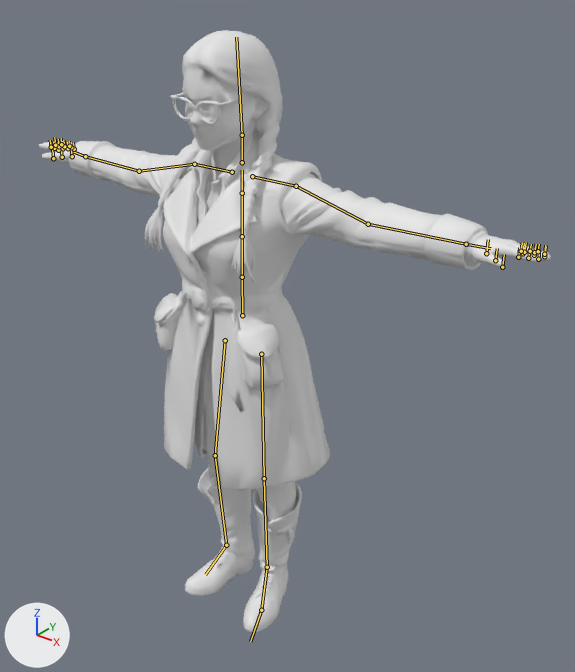
One commit to the glTF model assets/game/folk/apothecary.glb: the scene before it, then after it.
Both versions are drawn from a 50 mm lens placed at (1.322, -1.431, 1.846), pointed at (0.082, 0.118, 0.885). Arrows for +X, +Y and +Z are at lower left; the lights stay in place. The older version comes first. Both versions are drawn at the pose saved in each file; the numbers are the values there. The bones that change, and the others that lie on the model, are drawn over the model as lines.

Names of what the first picture shows: 'char1'.
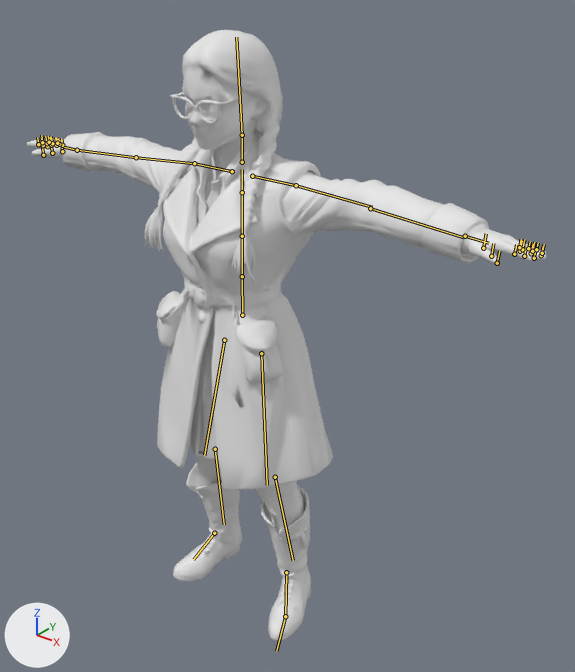
Edits to the scene script, one JSON object a line:
```json
{"block": "bone_mixamorig_leftarm", "where": "bone_mixamorig_leftarm = bpy.data.objects['Armature'].pose.bones['mixamorig:LeftArm']  # child of 'mixamorig:LeftShoulder'"}
{"op": "set", "path": "bone_mixamorig_leftarm.rotation_quaternion", "old": "(1.0, 0.0, 0.0, 0.0)", "new": "(0.995, -0.028, -0.002, 0.091)", "note": "degrees (0, 0, 0) -> degrees (-3, 0, 10)"}
{"block": "bone_mixamorig_leftforearm", "where": "bone_mixamorig_leftforearm = bpy.data.objects['Armature'].pose.bones['mixamorig:LeftForeArm']  # child of 'mixamorig:LeftArm'"}
{"op": "set", "path": "bone_mixamorig_leftforearm.rotation_quaternion", "old": "(1.0, 0.0, 0.0, 0.0)", "new": "(0.99, 0.116, -0.002, -0.074)", "note": "degrees (0, 0, 0) -> degrees (13, 1, -8)"}
{"block": "bone_mixamorig_rightarm", "where": "bone_mixamorig_rightarm = bpy.data.objects['Armature'].pose.bones['mixamorig:RightArm']  # child of 'mixamorig:RightShoulder'"}
{"op": "set", "path": "bone_mixamorig_rightarm.rotation_quaternion", "old": "(1.0, 0.0, 0.0, 0.0)", "new": "(0.997, -0.017, 0.0, -0.078)", "note": "degrees (0, 0, 0) -> degrees (-2, 0, -9)"}
{"block": "bone_mixamorig_rightforearm", "where": "bone_mixamorig_rightforearm = bpy.data.objects['Armature'].pose.bones['mixamorig:RightForeArm']  # child of 'mixamorig:RightArm'"}
{"op": "set", "path": "bone_mixamorig_rightforearm.rotation_quaternion", "old": "(1.0, 0.0, 0.0, 0.0)", "new": "(0.993, 0.1, 0.0, 0.065)", "note": "degrees (0, 0, 0) -> degrees (11, -1, 7)"}
{"block": "bone_mixamorig_leftupleg", "where": "bone_mixamorig_leftupleg = bpy.data.objects['Armature'].pose.bones['mixamorig:LeftUpLeg']  # child of 'mixamorig:Hips'"}
{"op": "set", "path": "bone_mixamorig_leftupleg.rotation_quaternion", "old": "(1.0, 0.0, 0.0, 0.0)", "new": "(0.998, -0.032, 0.005, -0.05)", "note": "degrees (0, 0, 0) -> degrees (-4, 0, -6)"}
{"block": "bone_mixamorig_leftleg", "where": "bone_mixamorig_leftleg = bpy.data.objects['Armature'].pose.bones['mixamorig:LeftLeg']  # child of 'mixamorig:LeftUpLeg'"}
{"op": "set", "path": "bone_mixamorig_leftleg.rotation_quaternion", "old": "(1.0, 0.0, 0.0, 0.0)", "new": "(0.995, 0.096, -0.003, 0.004)", "note": "degrees (0, 0, 0) -> degrees (11, 0, 0)"}
{"block": "bone_mixamorig_rightupleg", "where": "bone_mixamorig_rightupleg = bpy.data.objects['Armature'].pose.bones['mixamorig:RightUpLeg']  # child of 'mixamorig:Hips'"}
{"op": "set", "path": "bone_mixamorig_rightupleg.rotation_quaternion", "old": "(1.0, 0.0, 0.0, 0.0)", "new": "(0.999, -0.028, -0.003, 0.031)", "note": "degrees (0, 0, 0) -> degrees (-3, 0, 4)"}
{"block": "bone_mixamorig_rightleg", "where": "bone_mixamorig_rightleg = bpy.data.objects['Armature'].pose.bones['mixamorig:RightLeg']  # child of 'mixamorig:RightUpLeg'"}
{"op": "set", "path": "bone_mixamorig_rightleg.rotation_quaternion", "old": "(1.0, 0.0, 0.0, 0.0)", "new": "(0.996, 0.085, 0.005, 0.038)", "note": "degrees (0, 0, 0) -> degrees (10, 0, 4)"}
```

Location of each change, [x1, y1, x2, y2] in pixels of the pictures (575 x 672 px):
```json
{"object": "char1", "change": "posed", "before": [39, 30, 551, 633], "after": [27, 30, 547, 641]}
{"bone": "mixamorig:LeftArm", "before": "(296, 186) to (368, 224)", "after": "(296, 185) to (372, 207)"}
{"bone": "mixamorig:LeftForeArm", "before": "(368, 224) to (466, 244)", "after": "(370, 208) to (463, 237)"}
{"bone": "mixamorig:RightArm", "before": "(194, 164) to (139, 171)", "after": "(194, 163) to (136, 157)"}
{"bone": "mixamorig:RightForeArm", "before": "(139, 171) to (85, 156)", "after": "(136, 157) to (77, 150)"}
{"bone": "mixamorig:LeftUpLeg", "before": "(261, 354) to (264, 478)", "after": "(261, 353) to (267, 485)"}
{"bone": "mixamorig:LeftLeg", "before": "(264, 478) to (267, 567)", "after": "(275, 477) to (293, 560)"}
{"bone": "mixamorig:RightUpLeg", "before": "(225, 340) to (215, 455)", "after": "(224, 340) to (204, 455)"}
{"bone": "mixamorig:RightLeg", "before": "(215, 455) to (226, 545)", "after": "(215, 449) to (224, 524)"}
```
